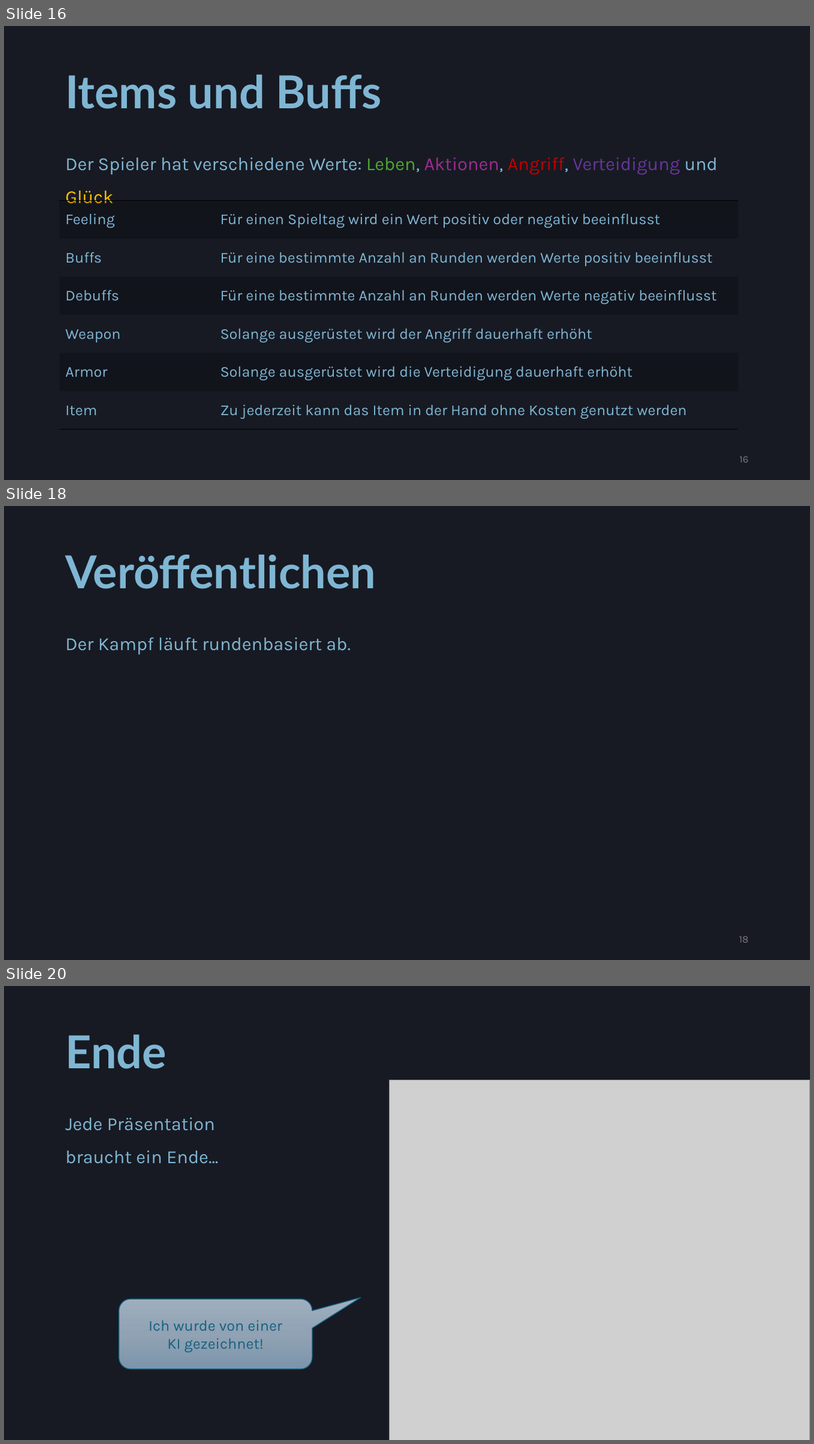
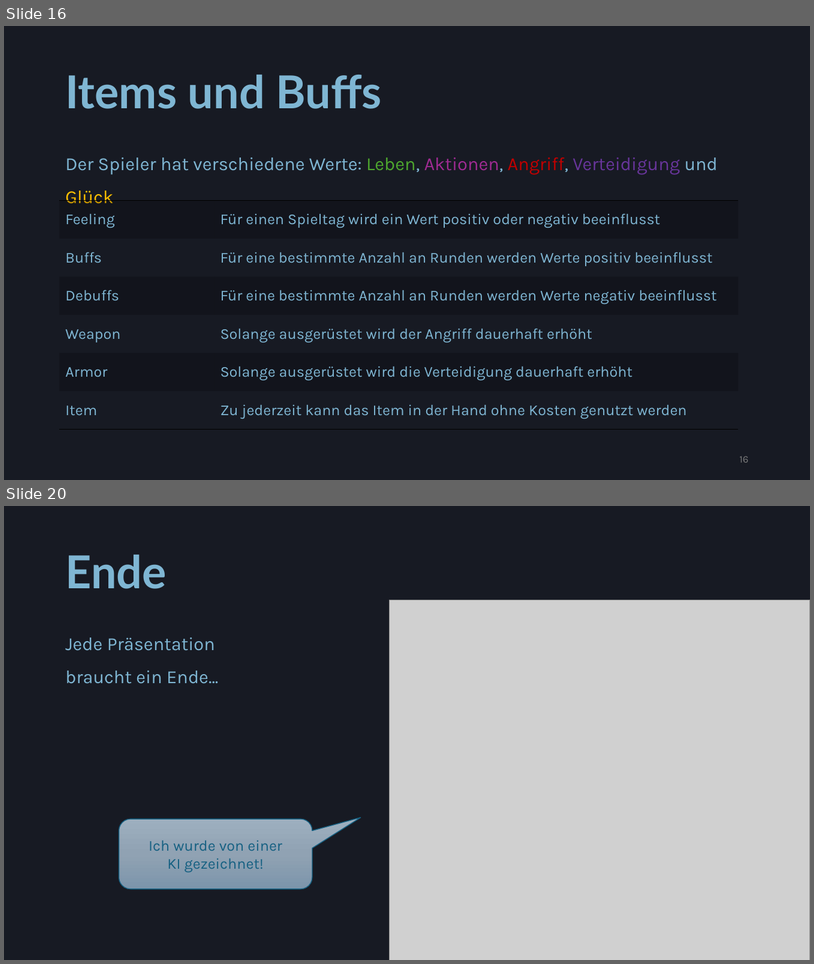
Before and after one commit to Nora404/blauerDrache, a slide deck: note/präsentation.pptx. Shown one above the other, each under a label of ours: slides 16, 18 and 20 before the commit, slides 16 and 20 after it; the slides between them are not shown. The pictures are 814x1444 and 814x964 pixels, drawn with LibreOffice and Linux fonts; fonts in the diff are those of the drawing; grey boxes stand for pictures. Boxes give left, top, right and bottom in pixels: in the first picture for what was removed or moved away, otherwise in the second. Text is boxed around its words. In the diff, an @@ line names an element or a change of style, - is before the commit and + after.

```diff
--- a/note/präsentation.pptx
+++ b/note/präsentation.pptx
@@ slide 18 removed at [4, 506, 810, 960], background #171A23 @@
@@ title removed at [65, 555, 376, 589] @@
-Veröffentlichen
@@ text removed at [65, 637, 351, 654] @@
-Der Kampf läuft rundenbasiert ab.
@@ page number removed at [740, 936, 749, 942] @@
-18
```
Also in this commit, not shown: 1 slide changed, 2 slides added, 1 other slide removed, 3 other files.
